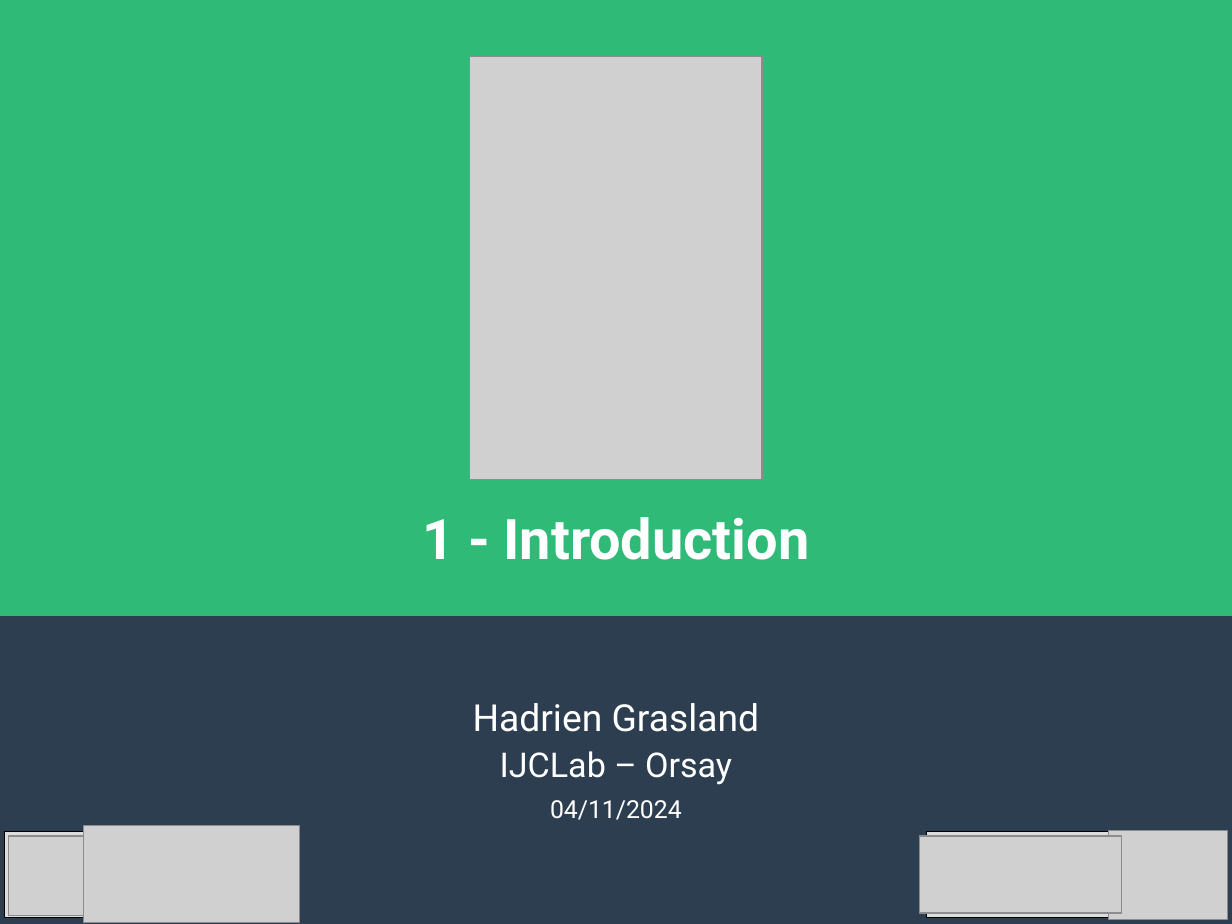
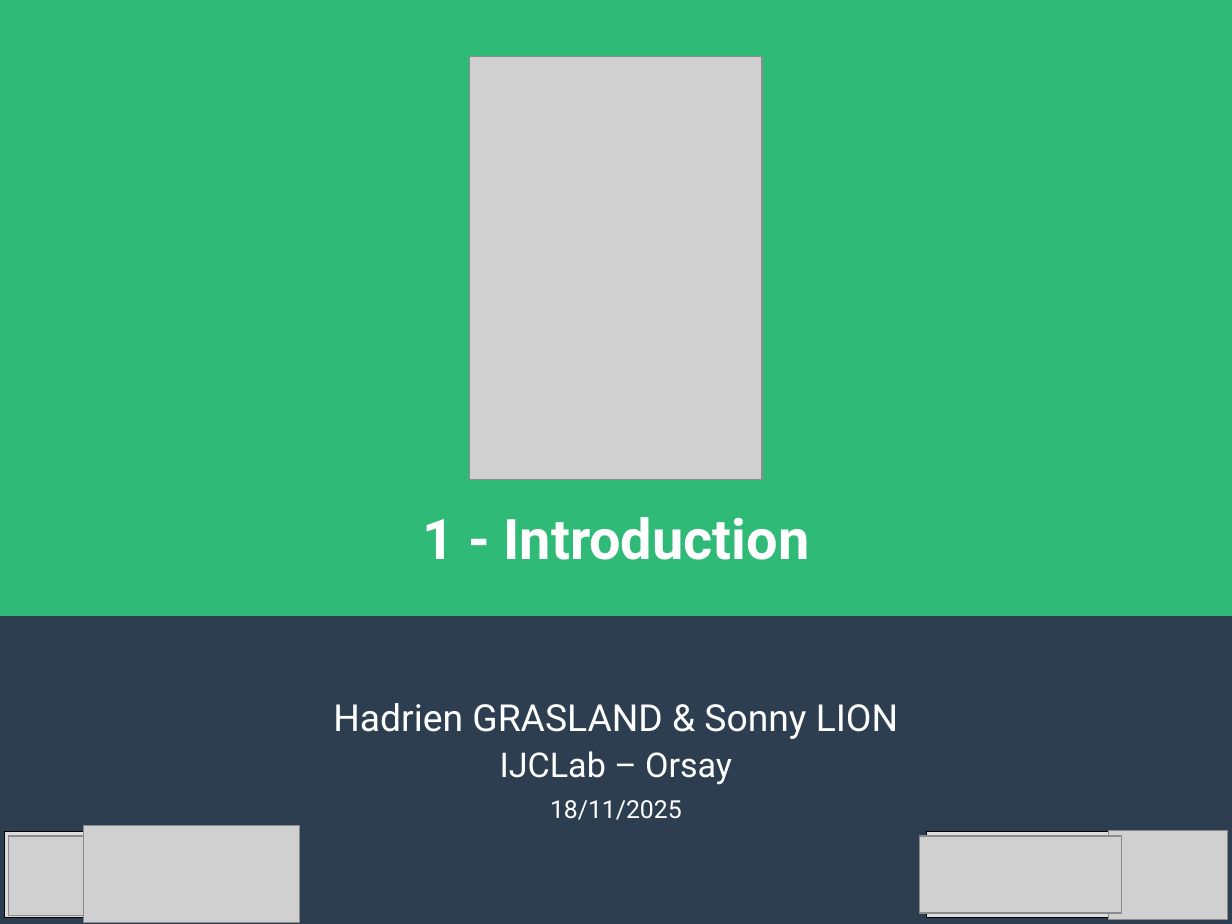
Before and after one commit to pushou/formation-git, a slide deck: slide 1 of Pres1-Introduction.odp. Drawn at 1232x924 pixels with LibreOffice and Linux fonts; fonts in the diff are those of the drawing; grey boxes stand for pictures. Boxes give left, top, right and bottom in pixels: in the first picture for what was removed or moved away, otherwise in the second. Text is boxed around its words. In the diff, an @@ line names an element or a change of style, - is before the commit and + after.

```diff
--- a/Pres1-Introduction.odp
+++ b/Pres1-Introduction.odp
@@ subtitle at bbox=[333, 703, 898, 739]: text changed @@
-Hadrien Grasland
+Hadrien GRASLAND & Sonny LION
@@ subtitle at bbox=[550, 800, 682, 820]: text changed @@
-04/11/2024
+18/11/2025
```
Also in this commit, not shown: 3 other slides changed, 6 other files.
